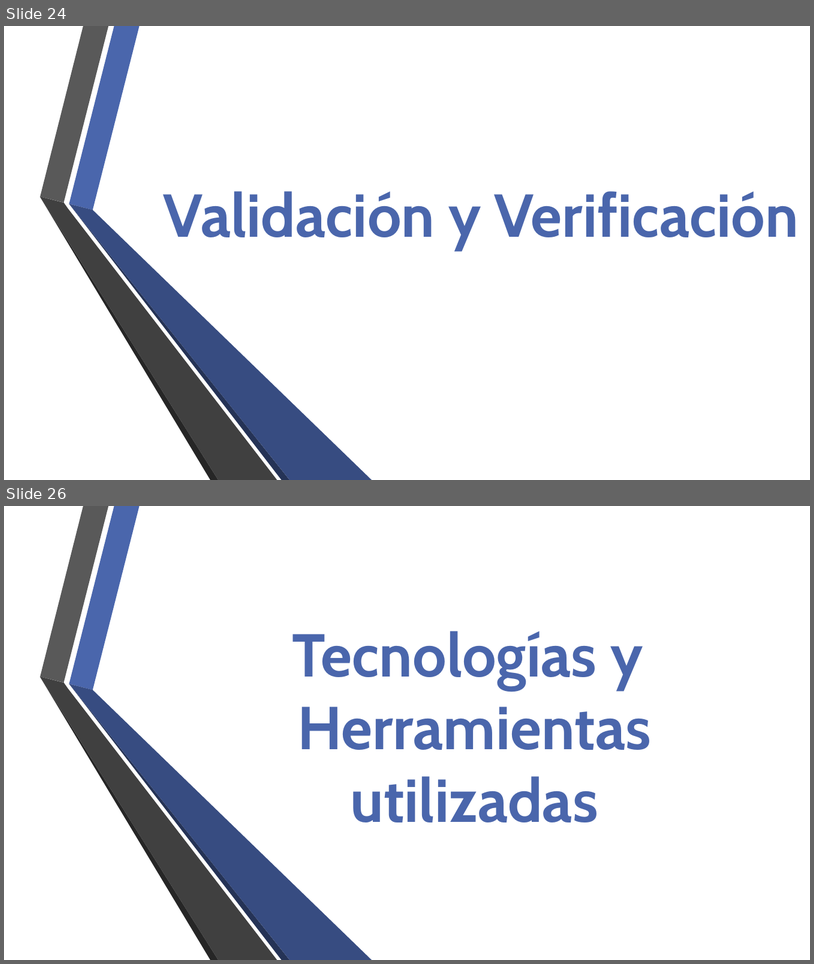
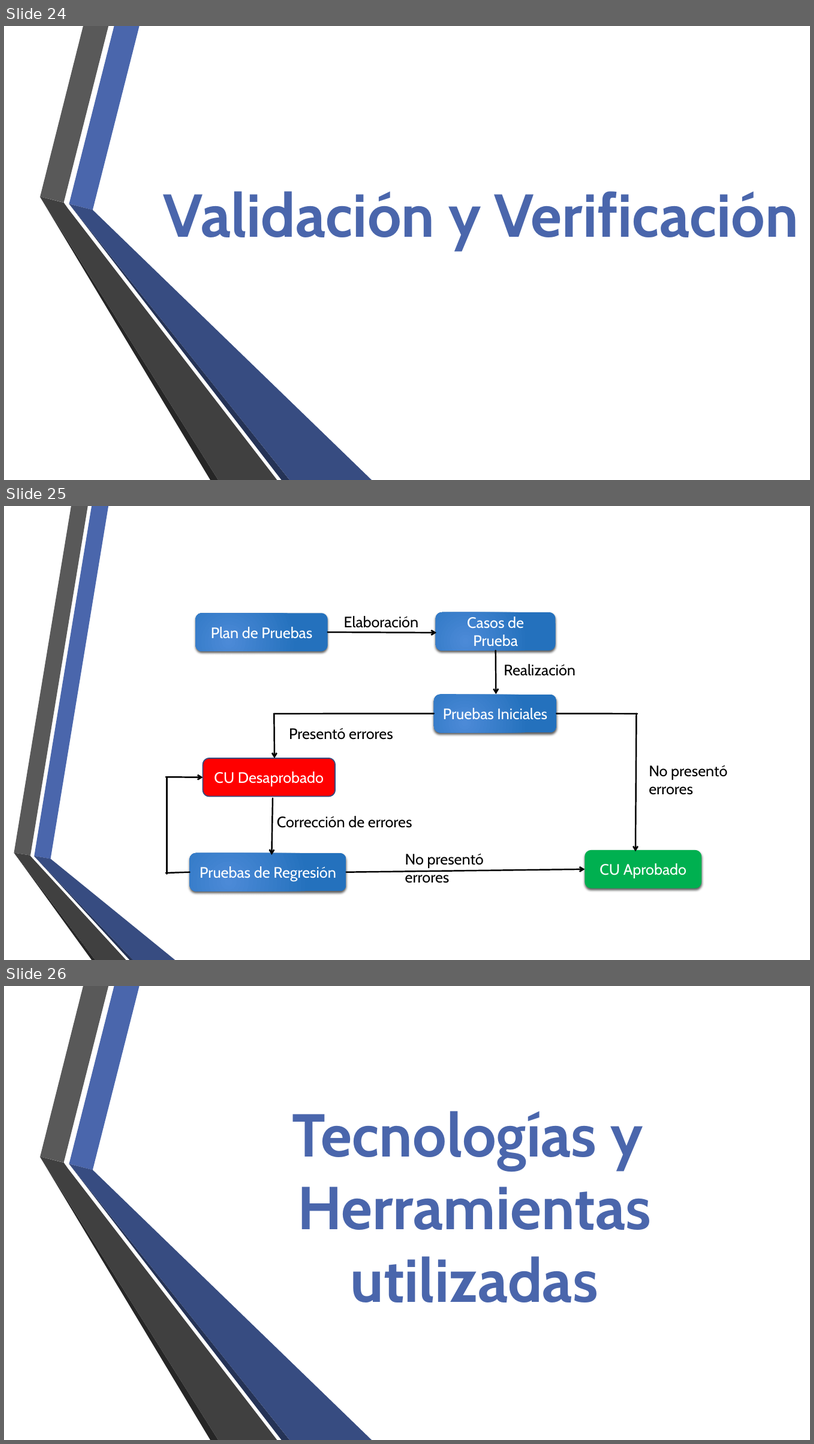
Before and after one commit to fge23/Sistema-VASPA, a slide deck: Presentaciones/Presentación VASPA - Diciembre 2020 - Examen Final/Presentación VASPA - Diciembre 2020 - Examen Final.pptx. Shown one above the other, each under a label of ours: slides 24 and 26 before the commit, slides 24, 25 and 26 after it; the slides between them are not shown. The pictures are 814x964 and 814x1444 pixels, drawn with LibreOffice and Linux fonts; fonts in the diff are those of the drawing; background and template pictures are left out. Boxes give left, top, right and bottom in pixels: in the first picture for what was removed or moved away, otherwise in the second. Text is boxed around its words. In the diff, an @@ line names an element or a change of style, - is before the commit and + after.

```diff
--- a/Presentaciones/Presentación VASPA - Diciembre 2020 - Examen Final/Presentación VASPA - Diciembre 2020 - Examen Final.pptx
+++ b/Presentaciones/Presentación VASPA - Diciembre 2020 - Examen Final/Presentación VASPA - Diciembre 2020 - Examen Final.pptx
@@ slide 25 added at (4, 506, 810, 960), background picture (left out) @@
@@ rounded rectangle added at (196, 613, 327, 651), fill gradient #4D8AD8 to #2471BD, 18 pt, text #FFFFFF @@
+Plan de Pruebas
@@ rounded rectangle added at (436, 612, 556, 651), fill gradient #4D8AD8 to #2471BD, 18 pt, text #FFFFFF @@
+Casos de Prueba
@@ text added at (344, 616, 419, 628), 18 pt, text #000000 @@
+Elaboración
@@ arrow added from (327, 632) to (437, 633), #000000 1.75 pt @@
@@ arrow added from (496, 651) to (497, 694), #000000 1.75 pt @@
@@ text added at (504, 664, 576, 676), 18 pt, text #000000 @@
+Realización
@@ rounded rectangle added at (434, 694, 557, 732), fill gradient #4D8AD8 to #2471BD, 18 pt, text #FFFFFF @@
+Pruebas Iniciales
@@ line added from (434, 714) to (274, 714), #000000 1.75 pt @@
@@ arrow added from (275, 715) to (275, 758), #000000 1.75 pt @@
@@ line added from (557, 714) to (638, 714), #000000 1.75 pt @@
@@ arrow added from (637, 714) to (636, 852), #000000 1.75 pt @@
@@ text added at (289, 727, 393, 739), 18 pt, text #000000 @@
+Presentó errores
@@ rounded rectangle added at (203, 758, 336, 796), fill #FF0000, outline #374B7F 1.25 pt, 18 pt, text #FFFFFF @@
+CU Desaprobado
@@ text added at (649, 765, 728, 795), 18 pt, text #000000 @@
+No presentó errores
@@ arrow added from (166, 777) to (203, 777), #000000 1.75 pt @@
@@ line added from (167, 777) to (167, 874), #000000 1.75 pt @@
@@ arrow added from (273, 798) to (272, 855), #000000 1.75 pt @@
@@ text added at (277, 816, 413, 828), 18 pt, text #000000 @@
+Corrección de errores
@@ group added at (14, 506, 175, 960): 6 freeform shapes @@
@@ rounded rectangle added at (190, 853, 347, 891), fill gradient #4D8AD8 to #2471BD, 18 pt, text #FFFFFF @@
+Pruebas de Regresión
@@ text added at (405, 853, 484, 883), 18 pt, text #000000 @@
+No presentó errores
@@ rounded rectangle added at (585, 850, 702, 888), fill #00B050, 18 pt, text #FFFFFF @@
+CU Aprobado
@@ line added from (166, 873) to (190, 872), #000000 1.75 pt @@
@@ arrow added from (347, 872) to (585, 869), #000000 1.75 pt @@
```
Also in this commit, not shown: 5 slides changed, 1 slide removed, 1 other file.
